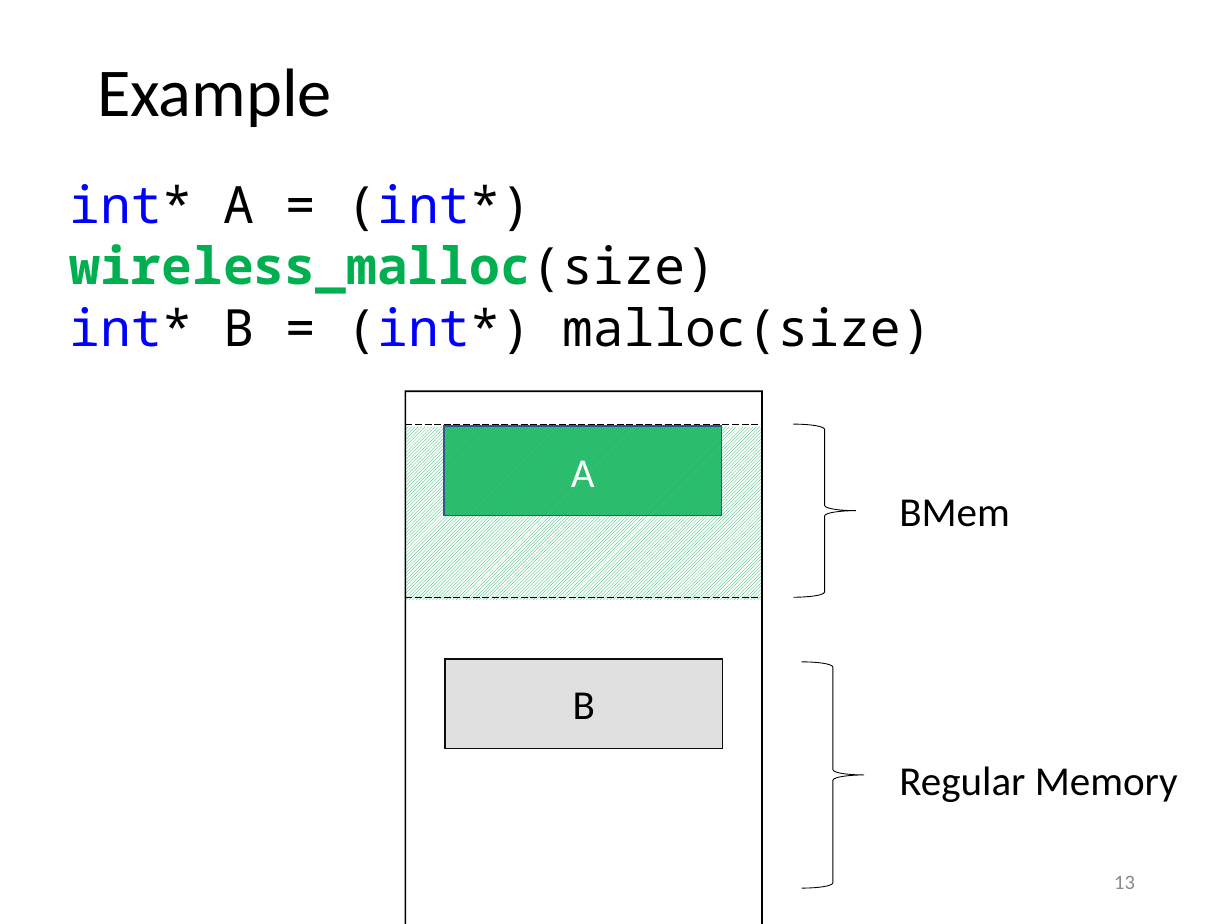
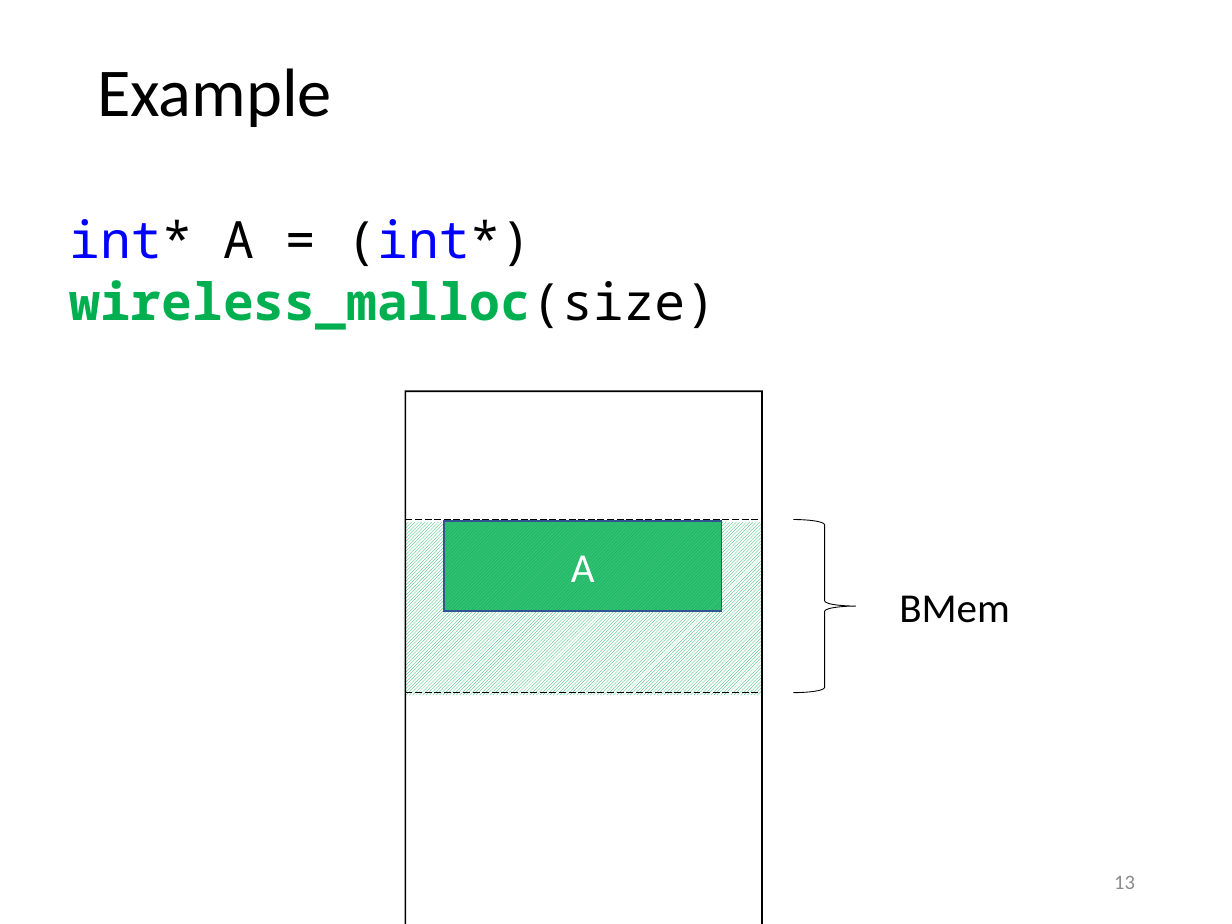
Before and after one commit to vimuth/vimuth.github.io, a slide deck: slide 13 of papers/replica-asplos.pptx. Drawn at 1232x924 pixels with LibreOffice and Linux fonts; fonts in the diff are those of the drawing. Boxes give left, top, right and bottom in pixels: in the first picture for what was removed or moved away, otherwise in the second. Text is boxed around its words. In the diff, an @@ line names an element or a change of style, - is before the commit and + after.

Commit message:
update pptx

```diff
--- a/papers/replica-asplos.pptx
+++ b/papers/replica-asplos.pptx
@@ text "int* A = (int*) wireless_malloc(size)": place and size @@
-text "int* A = (int*) wireless_malloc(size)" at <box>69,184,932,354</box>
+text "int* A = (int*) wireless_malloc(size)" at <box>69,219,716,330</box>
@@ text at <box>69,307,932,354</box>: paragraph removed @@
-int* B = (int*) malloc(size)
@@ 2 rectangles, 2 lines, 1 text, 1 right brace: place and size @@
-2 rectangles, 2 lines, 1 text, 1 right brace at <box>405,424,1010,600</box>
+2 rectangles, 2 lines, 1 text, 1 right brace at <box>405,520,1010,696</box>
@@ rectangle removed at <box>445,659,722,749</box> @@
-B
@@ right brace removed at <box>802,662,865,888</box> @@
@@ text removed at <box>899,766,1178,802</box> @@
-Regular Memory
```
Also in this commit, not shown: 1 other slide changed.
